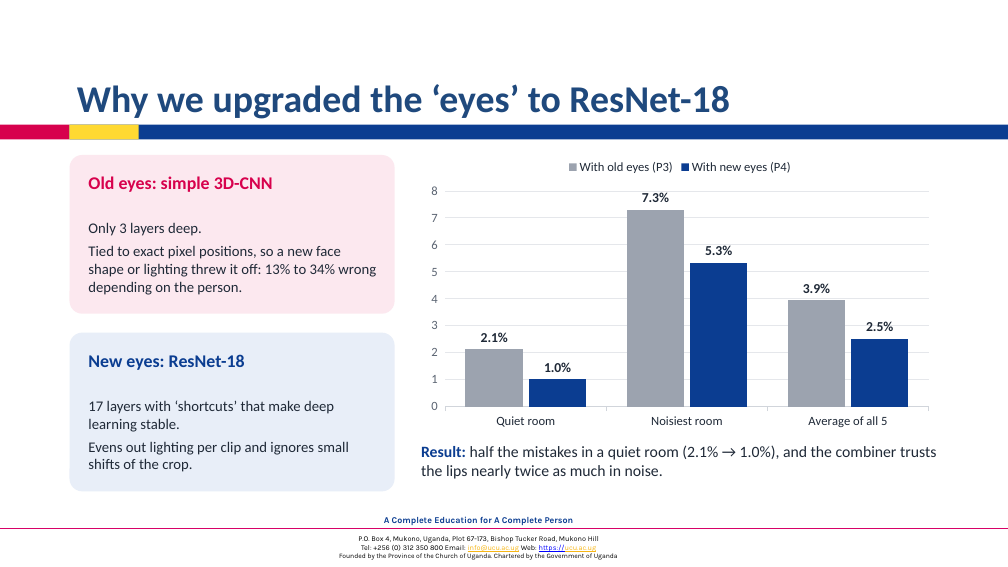
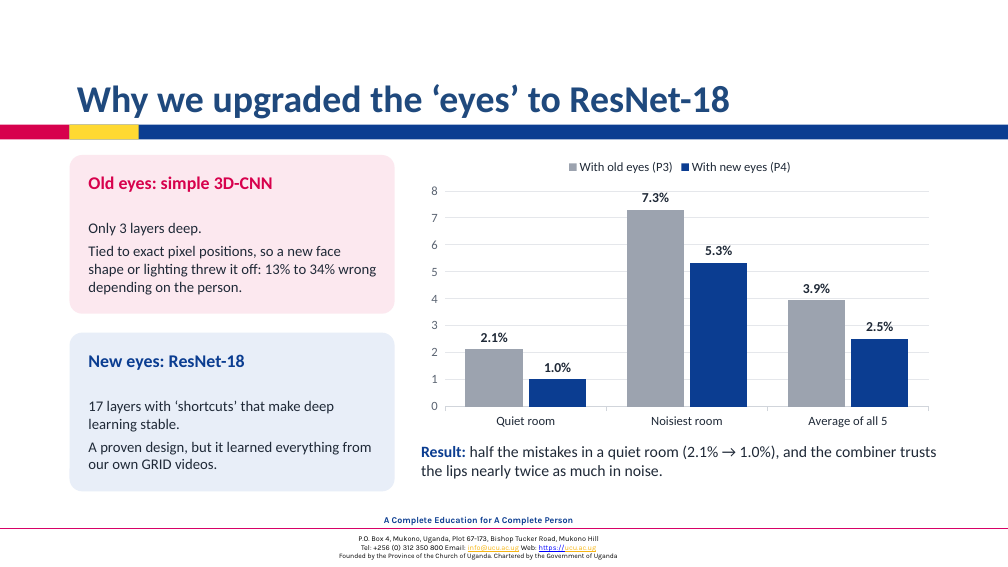
Before and after one commit to coleRodneyMigisha/cv_project_LipScribe, a slide deck: slide 11 of documentation/5_submissions/week3_report/LipScribe_Progress_Presentation.pptx. Drawn at 1008x567 pixels with LibreOffice and Linux fonts; fonts in the diff are those of the drawing; background and template pictures are left out. Boxes give left, top, right and bottom in pixels: in the first picture for what was removed or moved away, otherwise in the second. Text is boxed around its words. In the diff, an @@ line names an element or a change of style, - is before the commit and + after.

```diff
--- a/documentation/5_submissions/week3_report/LipScribe_Progress_Presentation.pptx
+++ b/documentation/5_submissions/week3_report/LipScribe_Progress_Presentation.pptx
@@ text at (88, 441, 372, 469): text changed @@
-Evens out lighting per clip and ignores small shifts of the crop.
+A proven design, but it learned everything from our own GRID videos.
```
Also in this commit, not shown: 1 slide added, 2 other files.
